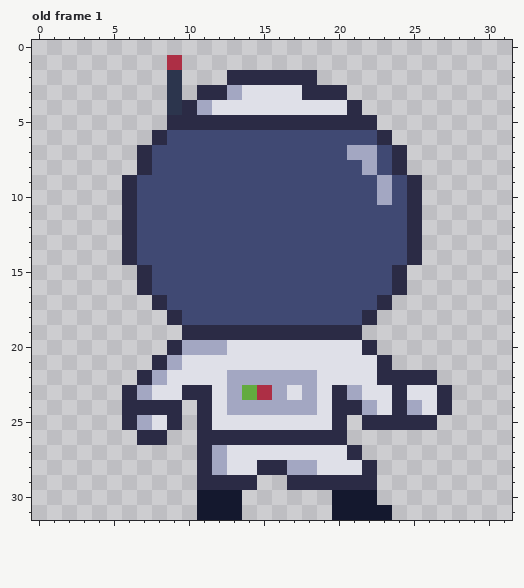
Pixel-art file -- Aseprite/Astronaut.aseprite. The picture above is the old version.
32x32 pixels, 2 frames. Shown: old frame 1. The commit also changed other frames, which this record leaves out.
After the commit:
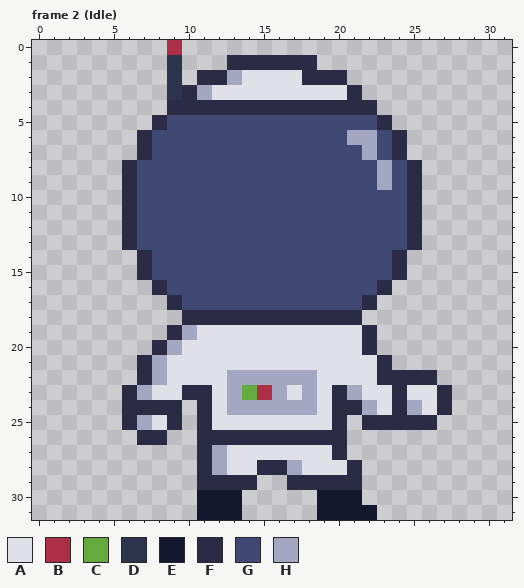
Palette (. is transparent): A #dfe0e8  B #ad2f45  C #63ab3f  D #2c354d  E #14182e  F #2b2b45  G #404973  H #a3a7c2
A new or re-ordered frame is compared with the old frame closest to it.
The commit says: Idle Animation
The edit:
frames 2 -> 5
--- frame 2 (Idle) is new; against old frame 1, layers "Head", "Feet", "Body"
@@ x 0..31 @@
- 0 ................................
- 1 .........B......................
- 2 .........D...FFFFFF.............
- 3 .........D.FFHAAAAFFF...........
- 4 .........DFHAAAAAAAAAF..........
- 5 .........FFFFFFFFFFFFFF.........
- 6 ........FGGGGGGGGGGGGGGF........
- 7 .......FGGGGGGGGGGGGGHHGF.......
- 8 .......FGGGGGGGGGGGGGGHGF.......
+ 0 .........B......................
+ 1 .........D...FFFFFF.............
+ 2 .........D.FFHAAAAFFF...........
+ 3 .........DFHAAAAAAAAAF..........
+ 4 .........FFFFFFFFFFFFFF.........
+ 5 ........FGGGGGGGGGGGGGGF........
+ 6 .......FGGGGGGGGGGGGGHHGF.......
+ 7 .......FGGGGGGGGGGGGGGHGF.......
+ 8 ......FGGGGGGGGGGGGGGGGHGF......
  9 ......FGGGGGGGGGGGGGGGGHGF......
-10 ......FGGGGGGGGGGGGGGGGHGF......
+10 ......FGGGGGGGGGGGGGGGGGGF......
 11 ......FGGGGGGGGGGGGGGGGGGF......
@@ x 0..31 @@
 13 ......FGGGGGGGGGGGGGGGGGGF......
-14 ......FGGGGGGGGGGGGGGGGGGF......
+14 .......FGGGGGGGGGGGGGGGGF.......
 15 .......FGGGGGGGGGGGGGGGGF.......
-16 .......FGGGGGGGGGGGGGGGGF.......
-17 ........FGGGGGGGGGGGGGGF........
-18 .........FGGGGGGGGGGGGF.........
-19 ..........FFFFFFFFFFFF..........
-20 .........FHHHAAAAAAAAAF.........
-21 ........FHAAAAAAAAAAAAAF........
+16 ........FGGGGGGGGGGGGGGF........
+17 .........FGGGGGGGGGGGGF.........
+18 ..........FFFFFFFFFFFF..........
+19 .........FHAAAAAAAAAAAF.........
+20 ........FHAAAAAAAAAAAAF.........
+21 .......FHAAAAAAAAAAAAAAF........
 22 .......FHAAAAHHHHHHAAAAFFFF.....
@@ x 16..25 @@
 26 FFFFF.....
-27 AAAAAF....
-28 FHHAAAF...
-29 .FFFFFF...
-30 ....EEE...
-31 ....EEEE..
+27 AAAAF.....
+28 FHAAAF....
+29 .FFFFF....
+30 ...EEE....
+31 ...EEEE...
